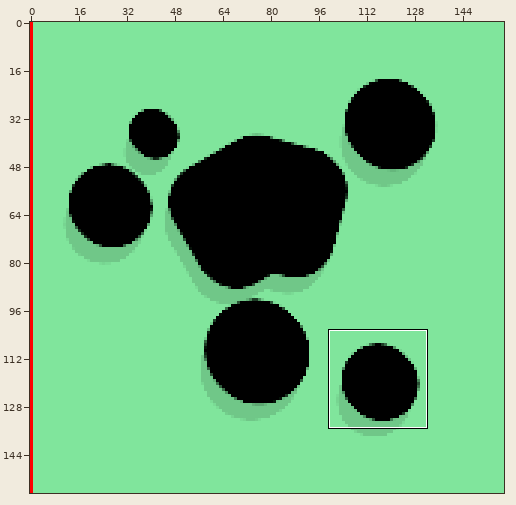
Two states of a sprite sheet, data/flora/images/flora_1_9.png. The first picture is a wide view before the edit; the outline marks the close-up.
Close-up. The starting point:
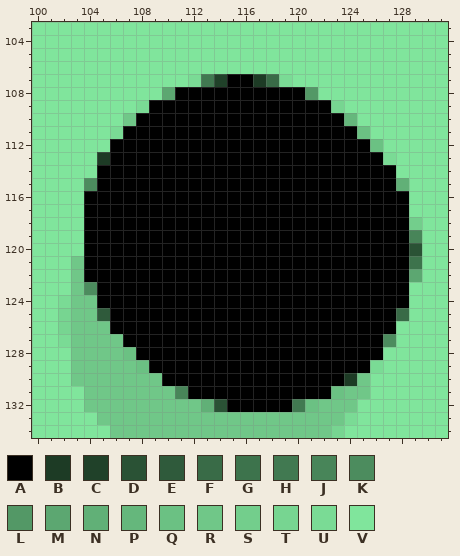
The file is 158x157 pixels. Colours within 5 levels of each other are drawn and written as one. Shown: x 100..131, y 103..134. The commit also changed other parts of the picture, which this record leaves out.
Palette (. is transparent): A #000000  B #1d3b25  C #204129  D #2a5235  E #2f5a3b  F #396b47  G #3d734c  H #417951  J #488559  K #4c8c5e  L #539866  M #5ca771  N #61b077  P #65b77c  Q #6bc183  R #70c788  S #73ce8c  T #77d591  U #7adb95  V #80e59c
Pixels before, first column x 100:
103 VVVVVVVVVVVVVVVVVVVVVVVVVVVVVVVV
104 VVVVVVVVVVVVVVVVVVVVVVVVVVVVVVVV
105 VVVVVVVVVVVVVVVVVVVVVVVVVVVVVVVV
106 VVVVVVVVVVVVVVVVVVVVVVVVVVVVVVVV
107 VVVVVVVVVVVVUHCAABFUVVVVVVVVVVVV
108 VVVVVVVVVVMAAAAAAAAAALVVVVVVVVVV
109 VVVVVVVVUAAAAAAAAAAAAAATVVVVVVVV
110 VVVVVVVRAAAAAAAAAAAAAAAAPVVVVVVV
111 VVVVVVUAAAAAAAAAAAAAAAAAAQVVVVVV
112 VVVVVVAAAAAAAAAAAAAAAAAAAAQVVVVV
113 VVVVVBAAAAAAAAAAAAAAAAAAAAAUVVVV
114 VVVVVAAAAAAAAAAAAAAAAAAAAAAAVVVV
115 VVVVKAAAAAAAAAAAAAAAAAAAAAAANVVV
116 VVVVAAAAAAAAAAAAAAAAAAAAAAAAAVVV
117 VVVVAAAAAAAAAAAAAAAAAAAAAAAAAVVV
118 VVVVAAAAAAAAAAAAAAAAAAAAAAAAASVV
119 VVVVAAAAAAAAAAAAAAAAAAAAAAAAAJVV
120 VVVVAAAAAAAAAAAAAAAAAAAAAAAAADVV
121 VVVRAAAAAAAAAAAAAAAAAAAAAAAAAGVV
122 VVVRAAAAAAAAAAAAAAAAAAAAAAAAAMVV
123 VVVRKAAAAAAAAAAAAAAAAAAAAAAAAVVV
124 VVURRAAAAAAAAAAAAAAAAAAAAAAAAVVV
125 VVTRREAAAAAAAAAAAAAAAAAAAAAAFVVV
126 VVTRRRAAAAAAAAAAAAAAAAAAAAAAVVVV
127 VVURRRRAAAAAAAAAAAAAAAAAAAAKVVVV
128 VVVRRRRQAAAAAAAAAAAAAAAAAAAVVVVV
129 VVVRRRRRQAAAAAAAAAAAAAAAAAUVVVVV
130 VVVRRRRRRRAAAAAAAAAAAAAABRVVVVVV
131 VVVVRRRRRRRJAAAAAAAAAAAQRRVVVVVV
132 VVVVRRRRRRRRRNDAAAAAHQRRRVVVVVVV
133 VVVVVRRRRRRRRRRRRRRRRRRRUVVVVVVV
134 VVVVVVRRRRRRRRRRRRRRRRRTVVVVVVVV
New version:
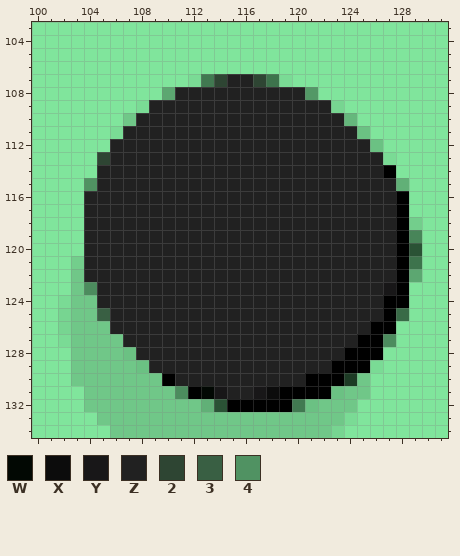
Colours new in this view: W #020803  X #0c0c0c  Y #181718  Z #212121  2 #2e4533  3 #395f43  4 #509262
Change:
Colour B gives way to colour 2 in row 107 at x 117; in row 113 at x 105.
Colour C gives way to colour 2 in row 107 at x 114.
Colour E gives way to colour 3 in row 125 at x 105.
Colour K gives way to colour 4 in row 115 at x 104.
Colour F gives way to colour G in row 107 at x 118.
Colour J gives way to colour K in row 131 at x 111.
Colour R gives way to colour S in row 121 at x 103.
Colour A gives way to colour W in row 131 at x 113.
Colour A gives way to colour X in row 131 at x 118.
Colour A gives way to colour Y in row 123 at x 127; in row 131 at x 114 and 117.
Colour A gives way to colour Z in row 107 at x 115 to 116; in row 108 at x 111 to 120; in row 109 at x 109 to 122; in row 110 at x 108 to 123; in row 111 at x 107 to 124; in row 112 at x 106 to 125.
Colour A gives way to colour Z in row 113 at x 106 to 126; in row 114 at x 105 to 126; in row 115 at x 105 to 127; in rows 116 to 122 at x 104 to 127; in rows 123 to 124 at x 105 to 126; in row 125 at x 106 to 126.
Colour A gives way to colour Z in row 126 at x 106 to 125; in row 127 at x 107 to 124; in row 128 at x 108 to 123; in row 129 at x 109 to 122; in row 130 at x 111 to 120; in row 131 at x 115 to 116.
